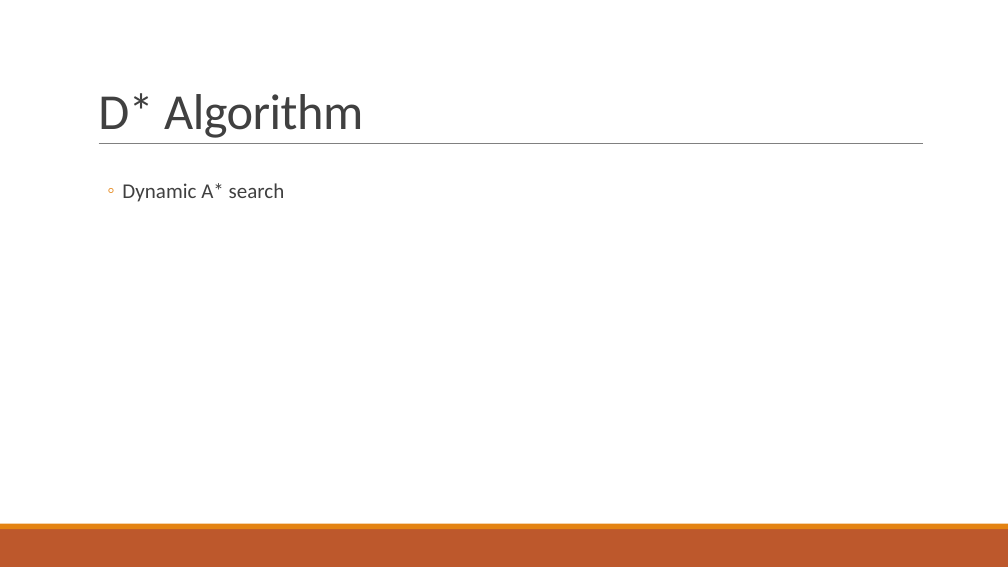
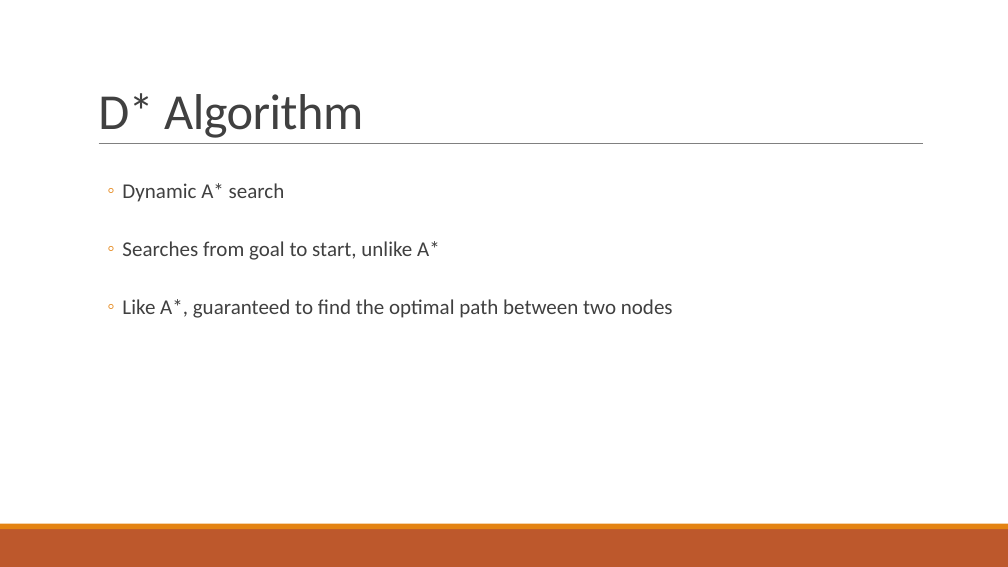
Before and after one commit to Doomerdinger/Motion-Planning, a slide deck: slide 4 of Presentation Material/Presentation.pptx (slide 5 before the commit). Drawn at 1008x567 pixels with LibreOffice and Linux fonts; fonts in the diff are those of the drawing. Boxes give left, top, right and bottom in pixels: in the first picture for what was removed or moved away, otherwise in the second. Text is boxed around its words. In the diff, an @@ line names an element or a change of style, - is before the commit and + after.

```diff
--- a/Presentation Material/Presentation.pptx
+++ b/Presentation Material/Presentation.pptx
@@ text at [122,241,673,318]: paragraphs added @@
+  ◦ Searches from goal to start, unlike A*
+  ◦ Like A*, guaranteed to find the optimal path between two nodes
```
Also in this commit, not shown: 2 slides removed.
